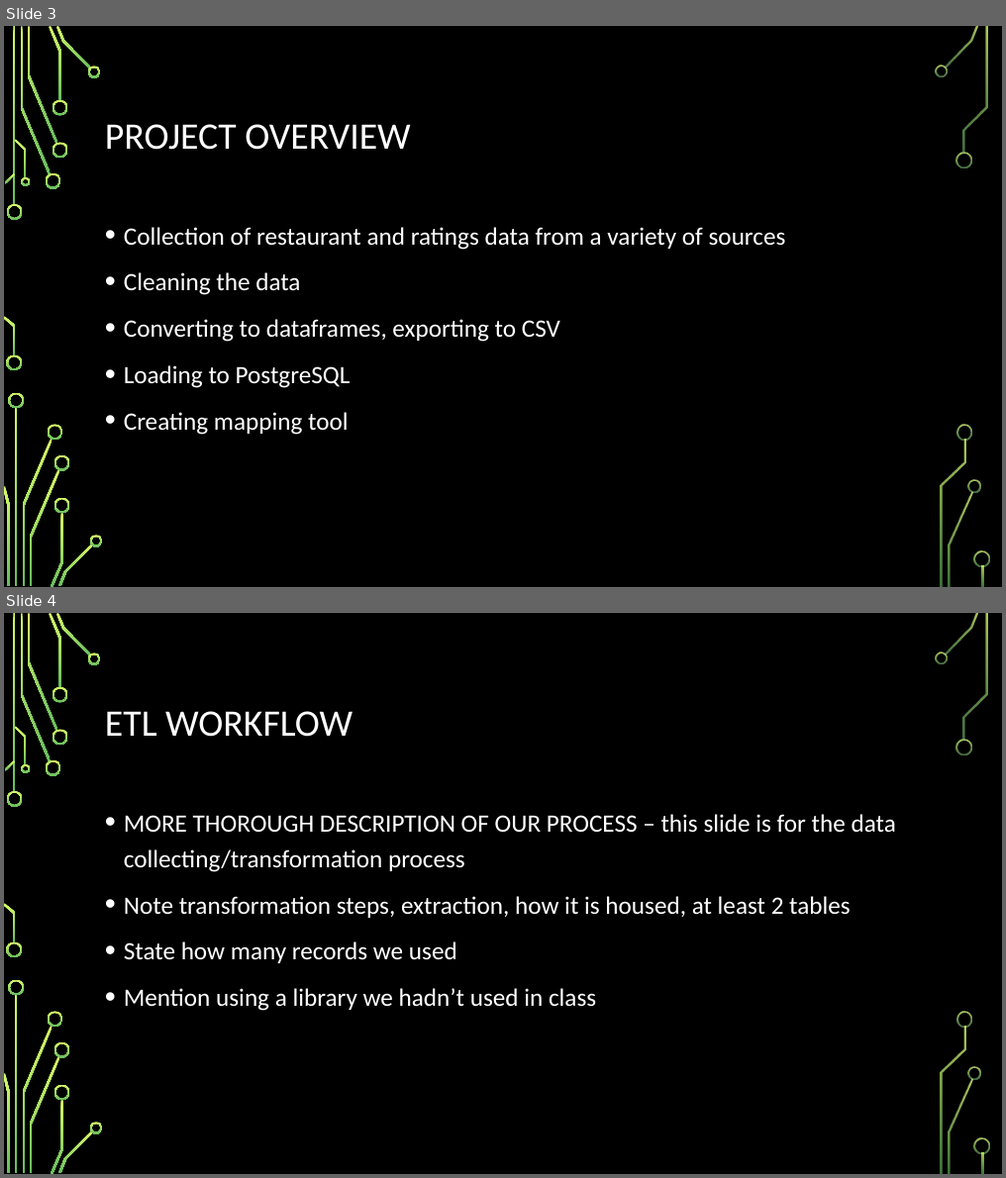
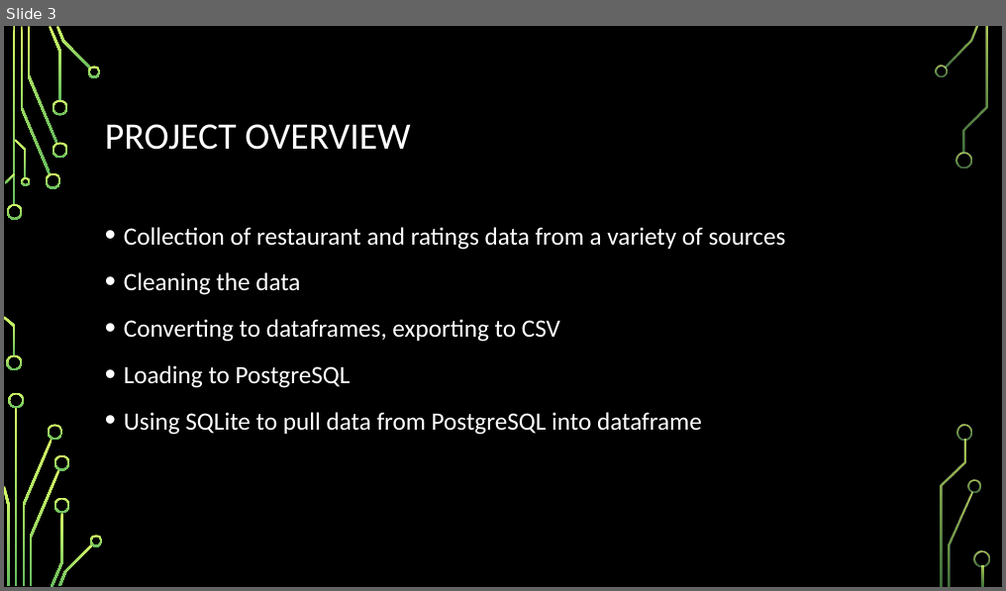
Before and after one commit to jclawson0602/Group_1_Project_3, a slide deck: Group 1 Project 3 DRAFT.pptx. Shown one above the other, each under a label of ours: slides 3 and 4 before the commit, slide 3 after it. The pictures are 1006x1178 and 1006x591 pixels, drawn with LibreOffice and Linux fonts; fonts in the diff are those of the drawing; background and template pictures are left out. Boxes give left, top, right and bottom in pixels: in the first picture for what was removed or moved away, otherwise in the second. Text is boxed around its words. In the diff, an @@ line names an element or a change of style, - is before the commit and + after.

```diff
--- a/Group 1 Project 3 DRAFT.pptx
+++ b/Group 1 Project 3 DRAFT.pptx
@@ slide 4 removed at box(4, 613, 1002, 1174), background picture (left out); not listed: 36 template elements that a slide beside it also shows @@
@@ title removed at box(105, 711, 352, 737) @@
-ETL WORKFLOW
@@ text removed at box(124, 814, 896, 1011) @@
-• MORE THOROUGH DESCRIPTION OF OUR PROCESS – this slide is for the data collecting/transformation process
-• Note transformation steps, extraction, how it is housed, at least 2 tables
-• State how many records we used
-• Mention using a library we hadn’t used in class
@@ slide 3 changed as well @@
@@ text at box(124, 412, 702, 435): text changed @@
-• Creating mapping tool
+• Using SQLite to pull data from PostgreSQL into dataframe
```
Also in this commit, not shown: 4 other slides changed, 7 slides added, 2 other slides removed.
